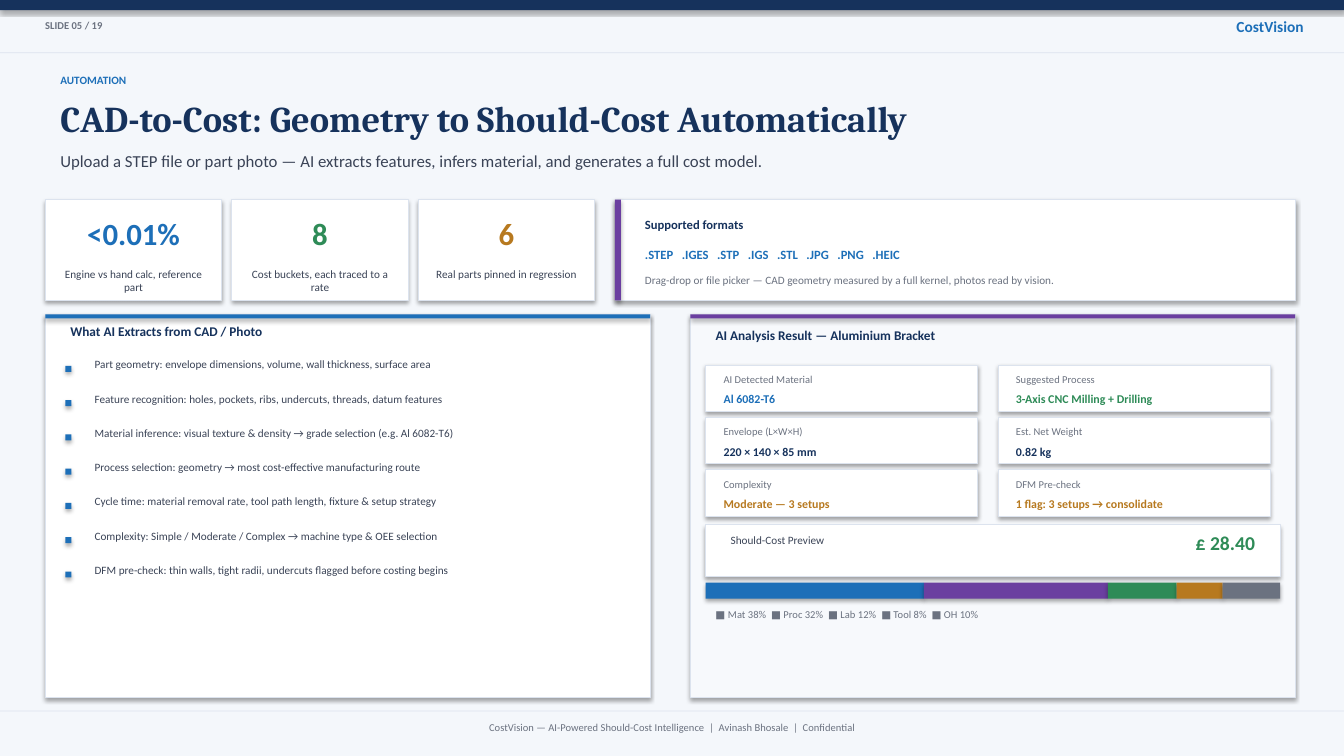
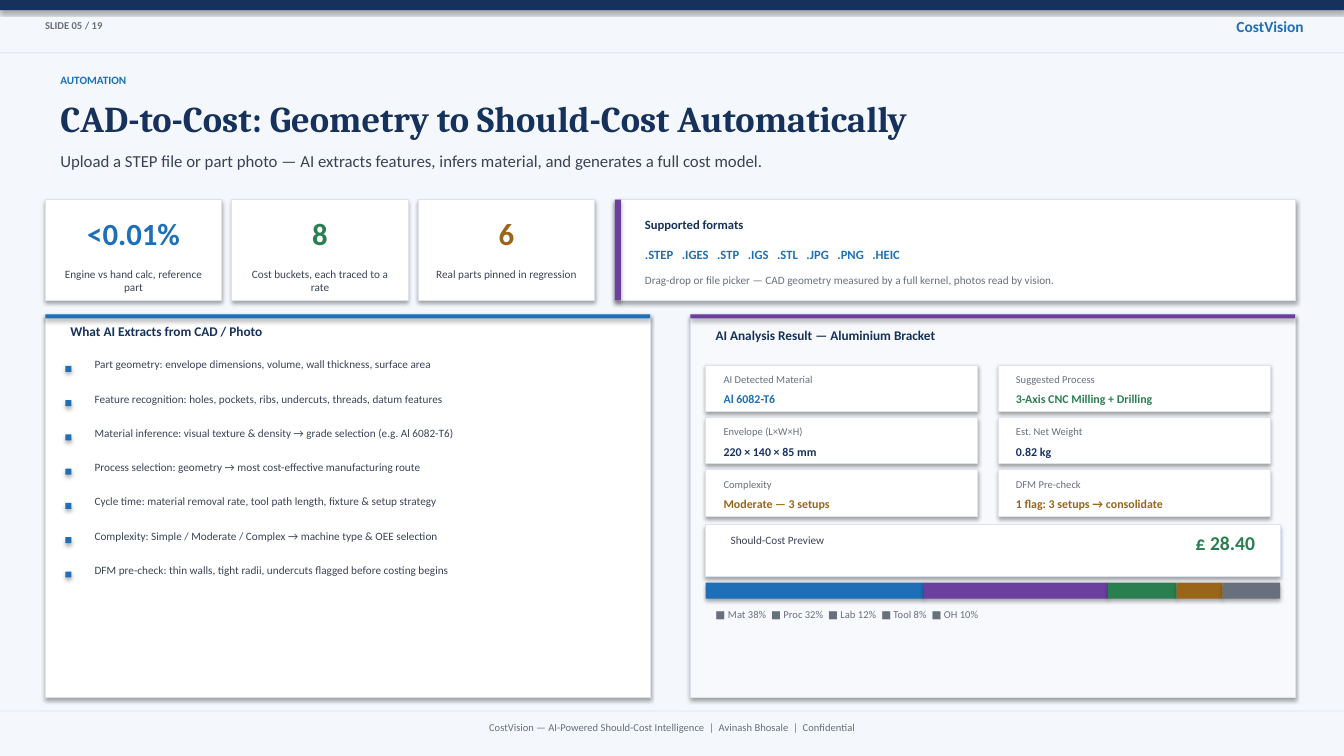
Before and after one commit to bhosaleavinash546/leamington-marathi, a slide deck: slide 5 of CostVision-Executive-Presentation.pptx. Drawn at 1344x756 pixels with LibreOffice and Linux fonts; fonts in the diff are those of the drawing. Boxes give left, top, right and bottom in pixels: in the first picture for what was removed or moved away, otherwise in the second. Text is boxed around its words. In the diff, an @@ line names an element or a change of style, - is before the commit and + after.

```diff
--- a/CostVision-Executive-Presentation.pptx
+++ b/CostVision-Executive-Presentation.pptx
@@ text colour #B7791F to #99651A in 3 elements at (x1=499, y1=224, x2=515, y2=246), (x1=724, y1=499, x2=829, y2=510), (x1=1016, y1=499, x2=1163, y2=510) @@
@@ rectangle at (x1=1108, y1=583, x2=1177, y2=599): fill #2E8B57 to #2A7F50 @@
@@ rectangle at (x1=1177, y1=583, x2=1223, y2=599): fill #B7791F to #99651A @@
@@ rectangle at (x1=1223, y1=583, x2=1280, y2=599): fill #6B7280 to #686F7D @@
```
Also in this commit, not shown: 18 other slides changed, 46 other files.
